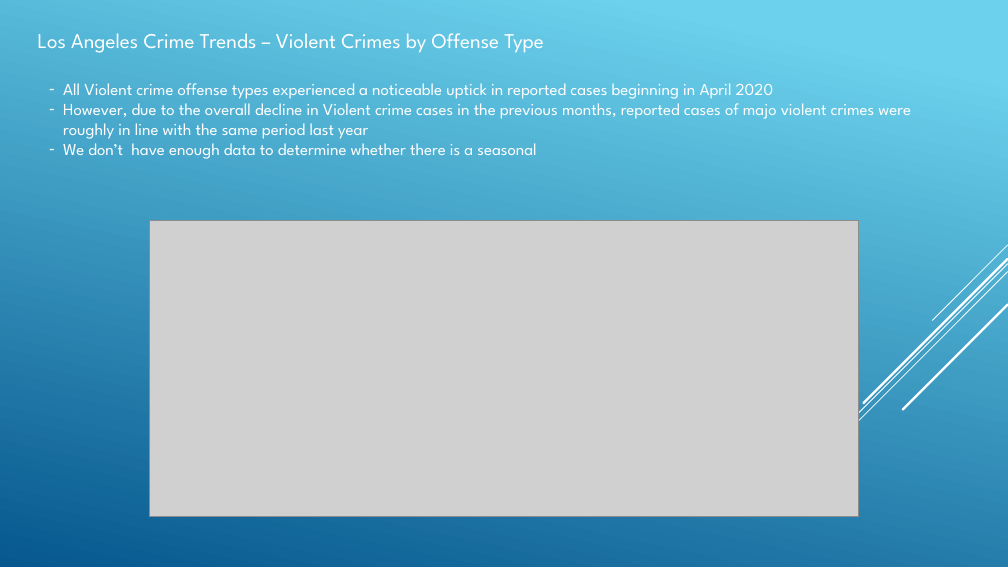
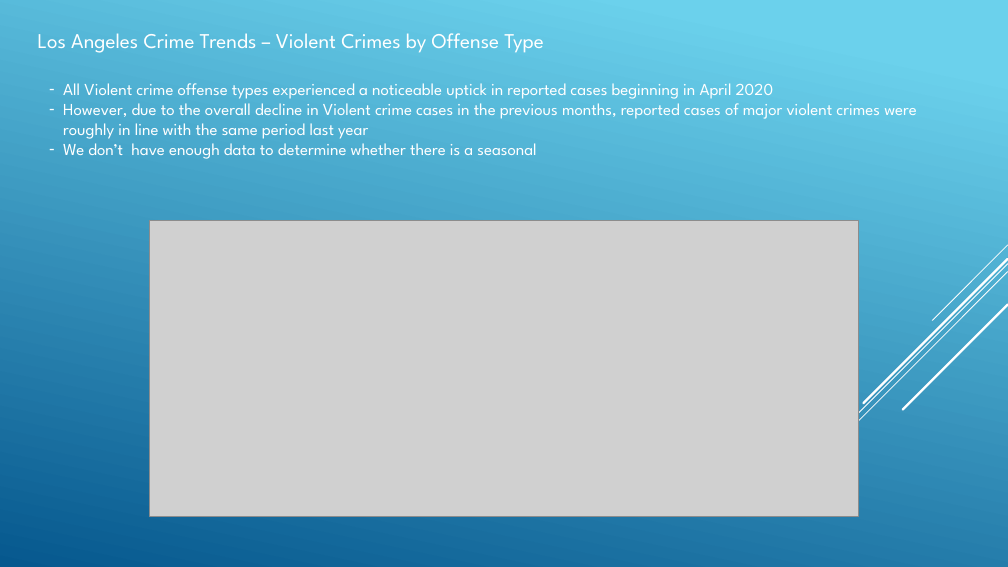
Before and after one commit to angelabanko/Project_1, a slide deck: slide 9 of Draft Presentation.pptx. Drawn at 1008x567 pixels with LibreOffice and Linux fonts; fonts in the diff are those of the drawing; grey boxes stand for pictures. Boxes give left, top, right and bottom in pixels: in the first picture for what was removed or moved away, otherwise in the second. Text is boxed around its words. In the diff, an @@ line names an element or a change of style, - is before the commit and + after.

```diff
--- a/Draft Presentation.pptx
+++ b/Draft Presentation.pptx
@@ text at (x1=63, y1=98, x2=917, y2=139): text changed @@
-– However, due to the overall decline in Violent crime cases in the previous months, reported cases of majo violent crimes were roughly in line with the same period last year
+– However, due to the overall decline in Violent crime cases in the previous months, reported cases of major violent crimes were roughly in line with the same period last year
```
Also in this commit, not shown: 8 other slides changed.
